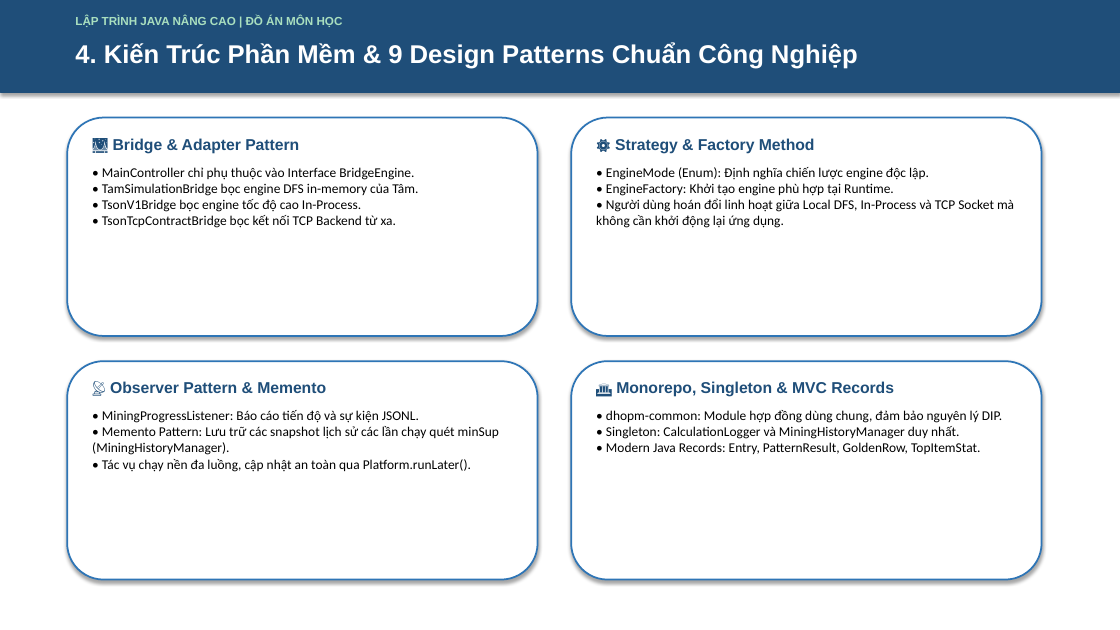
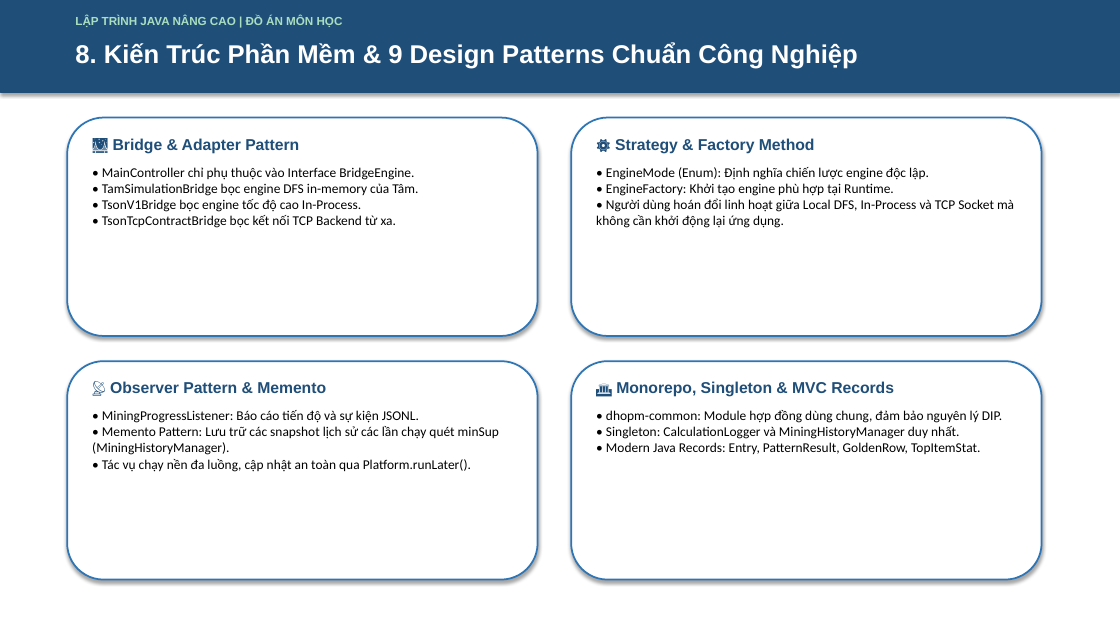
Before and after one commit to 2312741-sudo/javanc, a slide deck: slide 9 of docs/ThuyetTrinh_DeTai_DHOPM_2312741_NguyenThanhTam.pptx (slide 5 before the commit). Drawn at 1120x630 pixels with LibreOffice and Linux fonts; fonts in the diff are those of the drawing. Boxes give left, top, right and bottom in pixels: in the first picture for what was removed or moved away, otherwise in the second. Text is boxed around its words. In the diff, an @@ line names an element or a change of style, - is before the commit and + after.

```diff
--- a/docs/ThuyetTrinh_DeTai_DHOPM_2312741_NguyenThanhTam.pptx
+++ b/docs/ThuyetTrinh_DeTai_DHOPM_2312741_NguyenThanhTam.pptx
@@ text at [75, 42, 858, 69]: text changed @@
-4. Kiến Trúc Phần Mềm & 9 Design Patterns Chuẩn Công Nghiệp
+8. Kiến Trúc Phần Mềm & 9 Design Patterns Chuẩn Công Nghiệp
```
Also in this commit, not shown: 9 other slides changed, 4 slides added, 1 slide removed, 3 other files.
